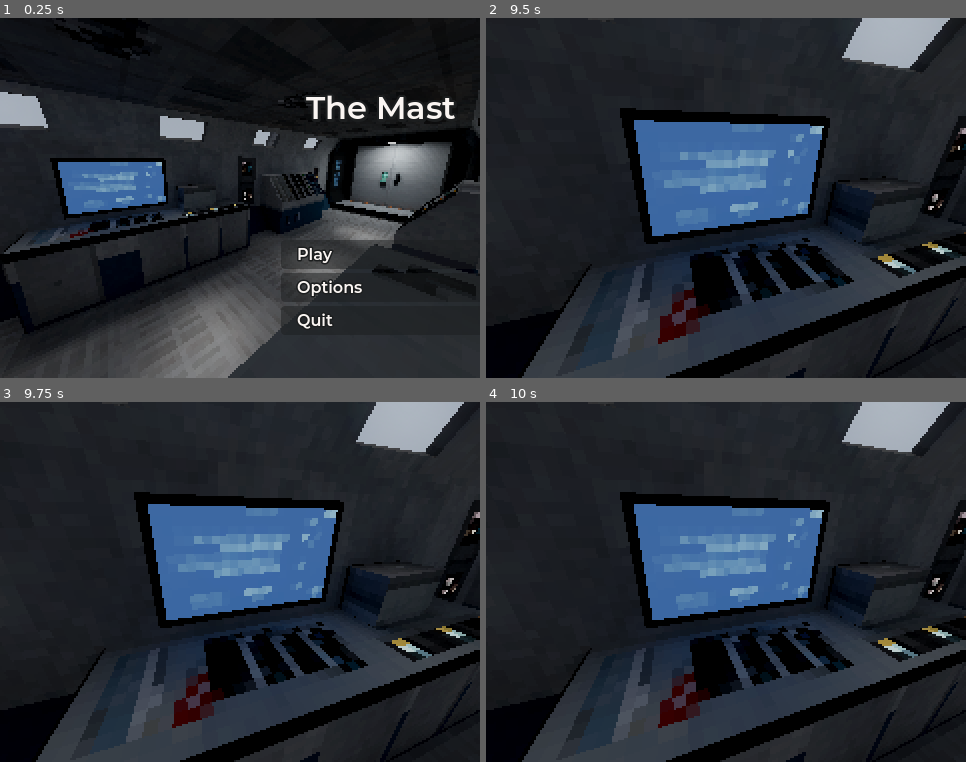
Above: before the commit, frames 1-4 (two rows, left to right).
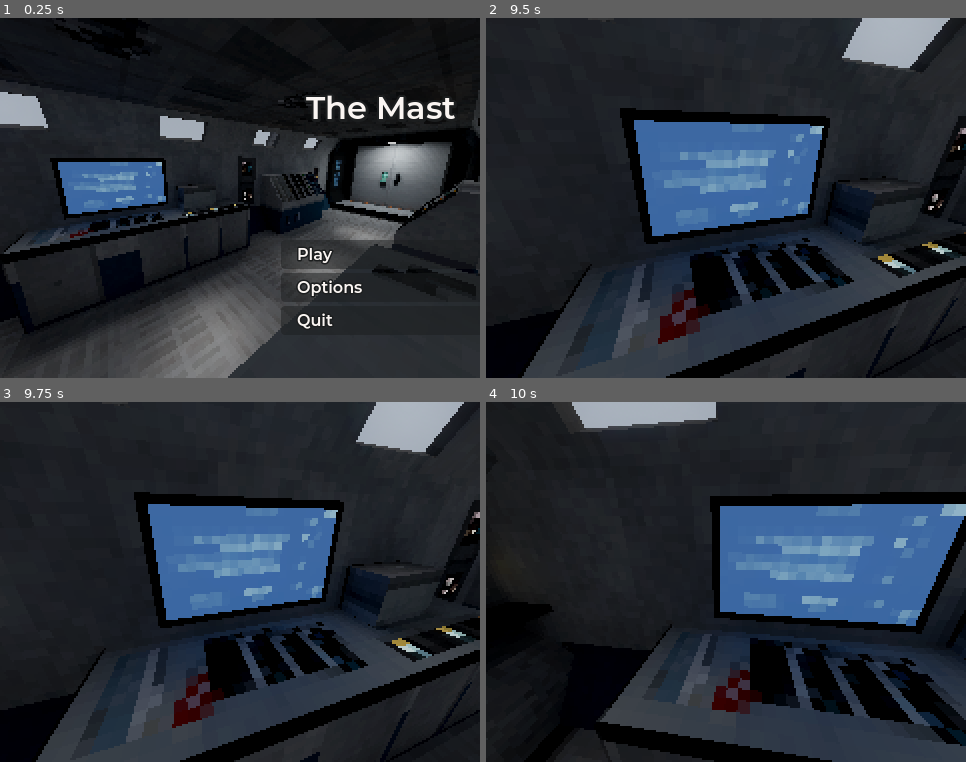
Above: after the commit, the same moments.

Repository: Jeliciousz/the-mast
Game: Godot game, scene res://scenes/regions/pod_region.tscn
The game is run twice, just before and just after one commit, with the same random seed, the same clock (stepped at 60 frames per second) and the same inputs. Sound files missing from this copy of the repository are replaced by a short silence.
Inputs (mouse positions are in pixels of both pictures, inside the frame that each line leads up to):
- Up to frame 1 (0.25 s): no input
- Up to frame 2 (9.5 s): tap Enter at 0.5, 2, 3.5 s; move the mouse to (831, 180) at 0.52 s; hold D (move_right) 0.53-1.28 s; tap Down (look_down) at 0.6, 3.05, 4.35, 6.05, 9.05 s; click (831, 180) at 0.67 s; tap Left (look_left) at 0.8, 1.35, 3.8, 5.1, 6.8 s; tap Space at 1.25, 2.75 s; move the mouse to (630, 216) at 1.27 s; hold S (move_back) 1.28-2.03 s; click (630, 216) at 1.42 s; tap Right (look_right) at 1.55, 2.1, 4.55, 5.85, 7.55 s; move the mouse to (774, 118) at 2.02 s; hold D (move_right) 2.03-2.78 s; click (774, 118) at 2.17 s; tap Up (look_up) at 2.3, 2.85, 5.3, 6.6, 8.3 s; move the mouse to (702, 270) at 2.77 s; hold W (move_forward) 2.78-3.53 s; click (702, 270) at 2.92 s; move the mouse to (870, 252) at 3.52 s; hold A (move_left) 3.53-4.28 s; hold E (interact) 3.53-4.28 s; click (870, 252) at 3.67 s; move the mouse to (687, 194) at 4.27 s; hold W (move_forward) 4.28-5.78 s; click (687, 194) at 4.42 s; move the mouse to (730, 198) at 5.02 s; click (730, 198) at 5.17 s; move the mouse to (706, 190) at 5.77 s; hold D (move_right) 5.78-6.53 s; click (706, 190) at 5.92 s; move the mouse to (750, 198) at 6.52 s; hold W (move_forward) 6.53-8.78 s; click (750, 198) at 6.67 s; move the mouse to (702, 198) at 7.27 s; tap Shift (sprint) at 7.35 s; click (702, 198) at 7.42 s; move the mouse to (735, 190) at 8.02 s; tap 0 at 8.1 s; click (735, 190) at 8.17 s; move the mouse to (721, 205) at 8.77 s; hold A (move_left) from 8.78 s (still down); tap 1 at 8.85 s; click (721, 205) at 8.92 s
- Up to frame 3 (9.75 s): move the mouse to (278, 585) at 9.52 s; release A (move_left) at 9.53 s; hold W (move_forward) from 9.53 s (still down); tap 2 at 9.6 s; click (278, 585) at 9.67 s
- Up to frame 4 (10 s): keep holding W (move_forward); tap Left (look_left) at 9.8 s

Frames 1-3 are identical in both runs. In frame 4, 48% of the frame differs, in the area x 0-100%, y 0-100%.

Commit message:
improve mouse_aim_controller into aim_controller with joystick/keyboard aiming

Diff:
--- a/scenes/player/player.tscn
+++ b/scenes/player/player.tscn
@@ -2,7 +2,7 @@
 
 [ext_resource type="Script" uid="uid://c886qh3d7klmj" path="res://scripts/player/player.gd" id="1_0owmy"]
 [ext_resource type="Script" uid="uid://nue11y7uj6mv" path="res://scripts/player/camera.gd" id="2_qek5x"]
-[ext_resource type="Script" uid="uid://bmue5wxpr551v" path="res://scripts/player/mouse_aim_controller.gd" id="3_5gtgg"]
+[ext_resource type="Script" uid="uid://bmue5wxpr551v" path="res://scripts/player/aim_controller.gd" id="3_5gtgg"]
 [ext_resource type="Script" uid="uid://b5m03qwvj3nua" path="res://scripts/player/footstep_controller.gd" id="4_h17s1"]
 [ext_resource type="AudioStream" uid="uid://j5dbf8m6ifws" path="res://streams/footsteps_concrete.tres" id="5_je7p5"]
 
@@ -29,7 +29,7 @@
 script = ExtResource("2_qek5x")
 player = NodePath("../..")
 
-[node name="mouse_aim_controller" type="Node" parent="." unique_id=2045645389 node_paths=PackedStringArray("player", "head")]
+[node name="aim_controller" type="Node" parent="." unique_id=2045645389 node_paths=PackedStringArray("player", "head")]
 script = ExtResource("3_5gtgg")
 max_pitch = 1.4835298641951802
 min_pitch = -1.4835298641951802
--- a/scenes/ui/options_menu_ui.tscn
+++ b/scenes/ui/options_menu_ui.tscn
@@ -717,13 +717,12 @@
 size_flags_horizontal = 3
 size_flags_vertical = 1
 theme_type_variation = &"OptionsChoicesHSlider"
-min_value = 0.01
 max_value = 10.0
-step = 0.01
+step = 0.02
 value = 1.0
 scrollable = false
 script = ExtResource("13_q5xht")
-setting_name = &"player_look_sensitivity"
+setting_name = &"look_sensitivity_mouse"
 
 [node name="margin" type="MarginContainer" parent="vertical_padding/horizontal_padding/options_main_panel/options_main_container/options_choices_panel/scroll_container/option_controls_container/sensitivity_option_container/sensitivity_slider" unique_id=100290597]
 layout_mode = 1
@@ -738,10 +737,10 @@
 size_flags_horizontal = 3
 size_flags_stretch_ratio = 0.5
 theme_type_variation = &"OptionsChoicesLabel"
-text = "player_look_sensitivity"
+text = "look_sensitivity_mouse"
 horizontal_alignment = 1
 script = ExtResource("11_21rqc")
-setting_name = &"player_look_sensitivity"
+setting_name = &"look_sensitivity_mouse"
 type = 2
 
 [node name="separator" type="HSeparator" parent="vertical_padding/horizontal_padding/options_main_panel/options_main_container/options_choices_panel/scroll_container/option_controls_container" unique_id=1454783286]
--- a/scripts/autoload/settings.gd
+++ b/scripts/autoload/settings.gd
@@ -44,7 +44,7 @@
 }
 
 var _settings: Dictionary[StringName, Variant] = {
-	&"player_look_sensitivity": 1.0,
+	&"look_sensitivity_mouse": 1.0,
 	&"viewport_resolution": RESOLUTION_360,
 	&"viewport_3d_scale": SCALE_3D_50,
 	&"viewport_filtering": FILTERING_NEAREST,
--- a/scripts/player/mouse_aim_controller.gd
+++ b/scripts/player/aim_controller.gd
@@ -1,6 +1,6 @@
-class_name MouseAimController
+class_name AimController
 extends Node
-## Rotates a player and a head for FPS camera control with the mouse.
+## Rotates a player and a head for FPS camera control with the mouse, keyboard, or joypad.
 ##
 ## [url=https://yosoyfreeman.github.io/article/godot/tutorial/achieving-better-mouse-input-in-godot-4-the-perfect-camera-controller/]Yo Soy Freeman[/url].
 ## Edited by Jeliciousz
@@ -8,7 +8,7 @@
 ## How many radians should the camera rotate per dot of mouse movement.
 const RADIANS_PER_DOT: float = deg_to_rad(0.1)
 
-## Is mouse aiming currently enabled
+## Is aiming currently enabled
 @export var active: bool = true
 
 ## Settings.
@@ -18,7 +18,19 @@
 @export_subgroup("Mouse")
 
 ## How sensitive aiming is.
-@export var sensitivity: Vector2 = Vector2(1.0, 1.0)
+@export var mouse_sensitivity: Vector2 = Vector2(1.0, 1.0)
+
+## Keyboard/Joystick settings.
+@export_subgroup("Look")
+
+## How sensitive aiming is.
+@export var look_sensitivity: Vector2 = Vector2(2.0, 2.0)
+
+@export var look_response_curve: float = 2.0
+
+@export var look_full_deflection_boost: float = 3.0
+
+@export var look_full_deflection_duration: float = 1.5
 
 ## Camera pitch clamping.
 @export_subgroup("Clamping")
@@ -41,19 +53,15 @@
 ## The head.
 @export var head: Node3D
 
+var full_deflection: bool = false
+var full_deflection_time: float = 0.0
+
 
 func _ready() -> void:
 	Settings.setting_changed.connect(_on_setting_changed)
 
-	if Settings.setting_exists(&"player_look_sensitivity"):
-		var sens = Settings.get_setting(&"player_look_sensitivity")
-		sensitivity = Vector2(sens, sens)
-
-
-func _on_setting_changed(setting_name: StringName, new_value: Variant) -> void:
-	if setting_name == &"player_look_sensitivity":
-		var sens = new_value
-		sensitivity = Vector2(sens, sens)
+	mouse_sensitivity.x = Settings.get_setting(&"look_sensitivity_mouse")
+	mouse_sensitivity.y = Settings.get_setting(&"look_sensitivity_mouse")
 
 
 func _unhandled_input(event: InputEvent) -> void:
@@ -61,47 +69,53 @@
 		return
 
 	if event is InputEventMouseMotion:
-		aim(event)
+		_aim_mouse(event)
 
 
-func _physics_process(delta: float) -> void:
+func _process(delta: float) -> void:
 	if not (active and player.active):
 		return
 
-	var look_vector := Vector2.ZERO
+	var look_vector := Input.get_vector(&"look_left", &"look_right", &"look_up", &"look_down")
+	var look_deflection = look_vector.length()
 
-	look_vector.x = Input.get_joy_axis(0, JOY_AXIS_RIGHT_X)
-	look_vector.y = Input.get_joy_axis(0, JOY_AXIS_RIGHT_Y)
+	if not full_deflection:
+		if look_deflection >= 0.98:
+			full_deflection = true
+			full_deflection_time = GlobalTime.get_time()
+		else:
+			look_vector *= ease(clampf(look_deflection, 0.0, 1.0), look_response_curve)
+	else:
+		if look_deflection < 0.98:
+			full_deflection = false
+			look_vector *= ease(clampf(look_deflection, 0.0, 1.0), look_response_curve)
+		else:
+			look_vector *= lerpf(1.0, look_full_deflection_boost, clampf((GlobalTime.get_time() - full_deflection_time) / look_full_deflection_duration, 0.0, 1.0))
 
-	if look_vector.length() < 0.1:
-		look_vector = Vector2.ZERO
-
-	look_vector *= ease(look_vector.length(), 2.0)
-
-	add_yaw(1.5 * PI * look_vector.x * delta)
-	add_pitch(1.5 * PI * look_vector.y * delta)
+	_add_yaw(look_sensitivity.x * PI * look_vector.x * delta)
+	_add_pitch(look_sensitivity.y * PI * look_vector.y * delta)
 
 	if clamping_enabled:
-		clamp_pitch()
+		_clamp_pitch()
 
 
 ## Handles aiming with the mouse.
-func aim(event: InputEventMouseMotion) -> void:
+func _aim_mouse(event: InputEventMouseMotion) -> void:
 	var viewport_transform: Transform2D = get_tree().get_root().get_final_transform()
 	var motion: Vector2 = event.xformed_by(viewport_transform).relative
 
 	motion *= RADIANS_PER_DOT
-	motion *= sensitivity
+	motion *= mouse_sensitivity
 
-	add_yaw(motion.x)
-	add_pitch(motion.y)
+	_add_yaw(motion.x)
+	_add_pitch(motion.y)
 
 	if clamping_enabled:
-		clamp_pitch()
+		_clamp_pitch()
 
 
 ## Rotates the player around the local Y axis by a given amount (in radians) to achieve yaw.
-func add_yaw(amount: float) -> void:
+func _add_yaw(amount: float) -> void:
 	if is_zero_approx(amount):
 		return
 
@@ -110,7 +124,7 @@
 
 
 ## Rotates the head around the local x axis by a given amount (in radians) to achieve pitch.
-func add_pitch(amount: float) -> void:
+func _add_pitch(amount: float) -> void:
 	if is_zero_approx(amount):
 		return
 
@@ -119,9 +133,15 @@
 
 
 ## Clamps the pitch between min_pitch and max_pitch.
-func clamp_pitch() -> void:
+func _clamp_pitch() -> void:
 	if head.rotation.x > min_pitch and head.rotation.x < max_pitch:
 		return
 
 	head.rotation.x = clamp(head.rotation.x, min_pitch, max_pitch)
 	head.orthonormalize()
+
+
+func _on_setting_changed(setting_name: StringName, new_value: Variant) -> void:
+	if setting_name == &"look_sensitivity_mouse":
+		mouse_sensitivity.x = new_value
+		mouse_sensitivity.y = new_value
--- a/scripts/player/player.gd
+++ b/scripts/player/player.gd
@@ -40,7 +40,7 @@
 @onready var collision_shape: CollisionShape3D = $collision_shape
 @onready var footstep_controller: FootstepController = $footstep_controller
 @onready var camera: Camera3D = $head/camera
-@onready var mouse_aim_controller: MouseAimController = $mouse_aim_controller
+@onready var aim_controller: AimController = $aim_controller
 @onready var start_target: Marker3D = %player_start_target
 @onready var standing_head_height: float = head.position.y
 
Renamed: scripts/player/mouse_aim_controller.gd.uid -> scripts/player/aim_controller.gd.uid
Not shown, changed: todo.md
